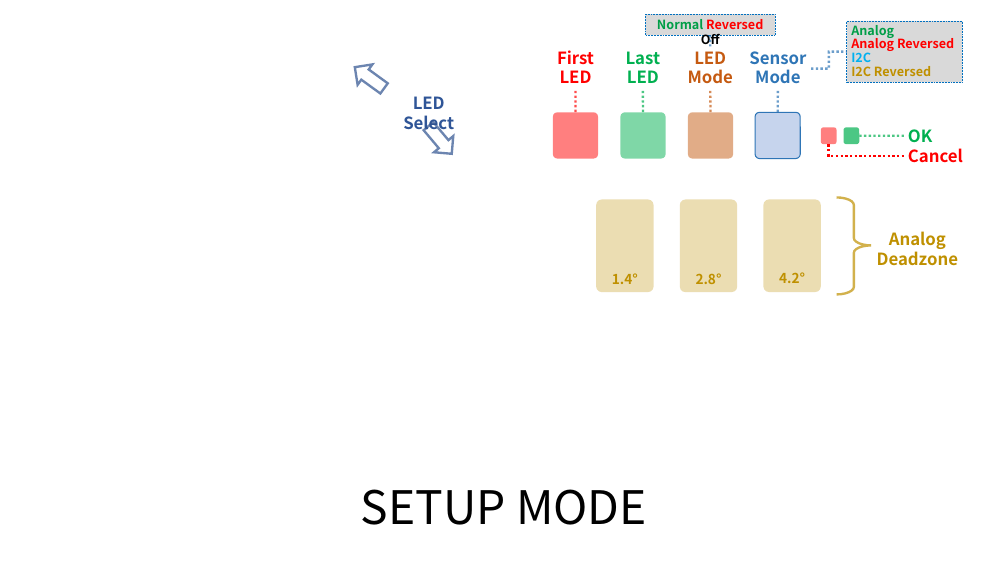
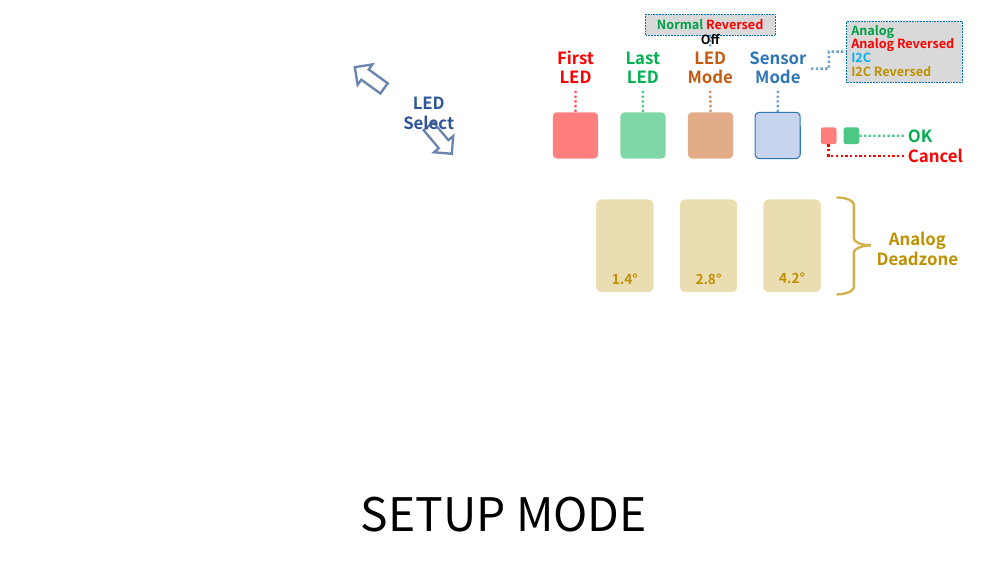
Before and after one commit to whowechina/iidx_pico, a slide deck: slide 3 of doc/Firmware_manual.pptx. Drawn at 1008x567 pixels with LibreOffice and Linux fonts; fonts in the diff are those of the drawing; background and template pictures are left out. Boxes give left, top, right and bottom in pixels: in the first picture for what was removed or moved away, otherwise in the second. Text is boxed around its words. In the diff, an @@ line names an element or a change of style, - is before the commit and + after.

Commit message:
Effect mode quickset

```diff
--- a/doc/Firmware_manual.pptx
+++ b/doc/Firmware_manual.pptx
@@ title "SETUP MODE": place and size @@
-title "SETUP MODE" at (361,489,647,525)
+title "SETUP MODE" at (361,496,647,532)
```
Also in this commit, not shown: 2 other slides changed, 1 other file.
